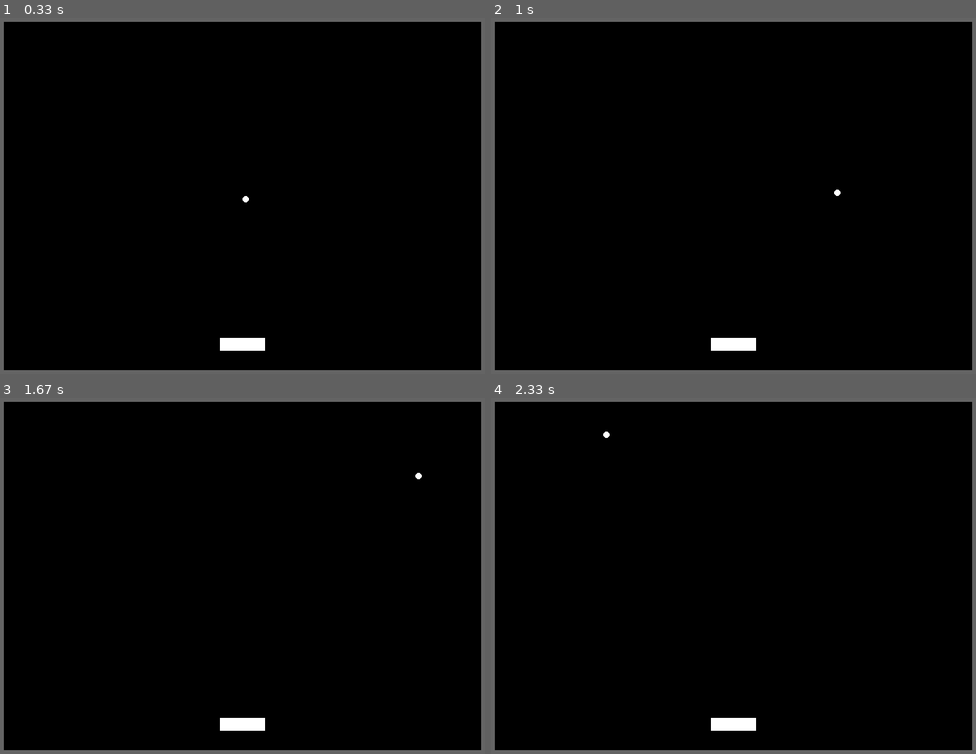
Above: before the commit, frames 1-4 (two rows, left to right).
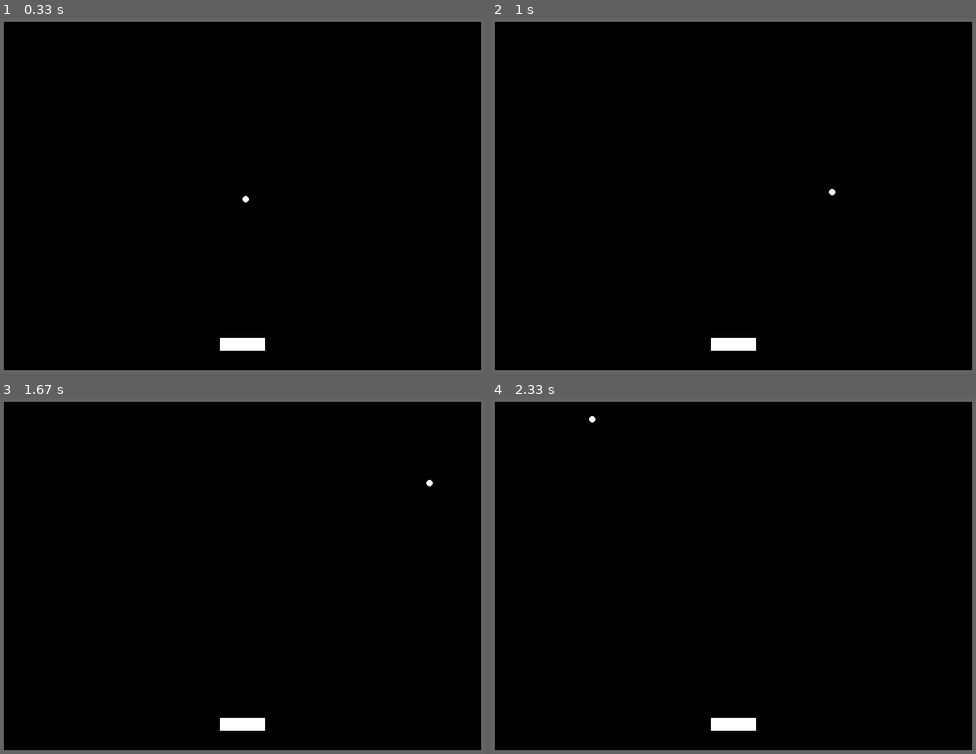
Above: after the commit, the same moments.

Repository: Gibson223/mod-5
Game: pygame game, started from py/main.py
Same seed, same stepped clock (60 frames per second), same inputs: the game is played once before the commit and once after it.
Inputs:
- Up to frame 1 (0.33 s): no input
- Up to frame 2 (1 s): hold Right 0.33-0.8 s; hold Up from 0.83 s (still down)
- Up to frame 3 (1.67 s): release Up at 1.13 s; hold Right 1.17-1.63 s
- Up to frame 4 (2.33 s): hold Left 1.67-2.2 s; hold Down from 2.23 s (still down)

Frame 1 is identical in both runs. In frame 2, less than 0.1% of the frame differs, in the area x 69-73%, y 48-50%; in frame 3, less than 0.1%, in the area x 85-90%, y 21-25%; in frame 4, less than 0.1%.

Commit message:
MAIN COLLISION ISSUES FIXED: Game now keeps track of ball coordinates as floats that are converted to ints when the ball location updates

Diff:
--- a/py/objects.py
+++ b/py/objects.py
@@ -48,6 +48,10 @@
         self.rect.x = constants.WINDOW_WIDTH  // 2
         self.rect.y = constants.WINDOW_HEIGHT // 2
 
+        self.xfloat = float(self.rect.x)
+        self.yfloat = float(self.rect.y)
+
+
     def bounce(self, bounceIsVertical):
         """
         Used in conjunction with
@@ -66,27 +70,10 @@
 
     def update(self):
         """update ball location"""
-        self.rect.x += self.xspeed
-        self.rect.y += self.yspeed
-
-
-        # test if ball is OoB
-        # The out of bounds glitch seems to have something to do with how pygame handles
-        #     collisions, as well as the way the main.CollisionHandler works.
-        # TODO TODO TODO investigate...
-        if (self.rect.x < 0 or self.rect.x > constants.WINDOW_WIDTH) or (self.rect.y < 0 or self.rect.y > constants.WINDOW_HEIGHT):
-
-            #print("Alert! Ball is out of bounds!")
-            pass
-
-        else:
-            # Can be used to see how many inside-bounds frames are inbetween OoB frames
-            # print(".___.")
-            pass
-
-        # Perhaps, to fix the ball-getting-stuck issues, the game should check
-        #    if the ball is inside a wall and move the ball out of the wall
-
+        self.xfloat += self.xspeed
+        self.yfloat += self.yspeed
+        self.rect.x = self.xfloat
+        self.rect.y = self.yfloat
 
 
 class Paddle(pygame.sprite.Sprite):
@@ -111,9 +98,8 @@
     """
     edges of screen. Used for collision detection as well as graphical purposes
     wall is size pixels thicc
+    location is int from 0 to 3 meaning left,top,right,bottom
     """
-
-
     def __init__(self, color, size, location):
 
         super().__init__()
@@ -123,18 +109,17 @@
             x,y = 0, 0
             self.name = "left_wall"
 
-
-        elif location == 1: # top wall
+        elif location == 1:  # top wall
             w_h = [constants.WINDOW_WIDTH, size]
             x,y = 0, 0
             self.name = "top_wall"
 
-        elif location == 2: # right wall
+        elif location == 2:  # right wall
             w_h = [size, constants.WINDOW_HEIGHT]
             x,y = constants.WINDOW_WIDTH - size, 0
             self.name = "right_wall"
 
-        elif location == 3: # bottom wall
+        elif location == 3:  # bottom wall
             w_h = [constants.WINDOW_WIDTH, size]
             x,y = 0, (constants.WINDOW_HEIGHT - size)
             self.name = "bottom_wall"
@@ -142,7 +127,6 @@
         else:
             raise IndexError('Wall location out of range (0..3)')
 
-
         self.image = pygame.Surface(w_h)
         self.image.fill(color)
         self.rect = self.image.get_rect()
